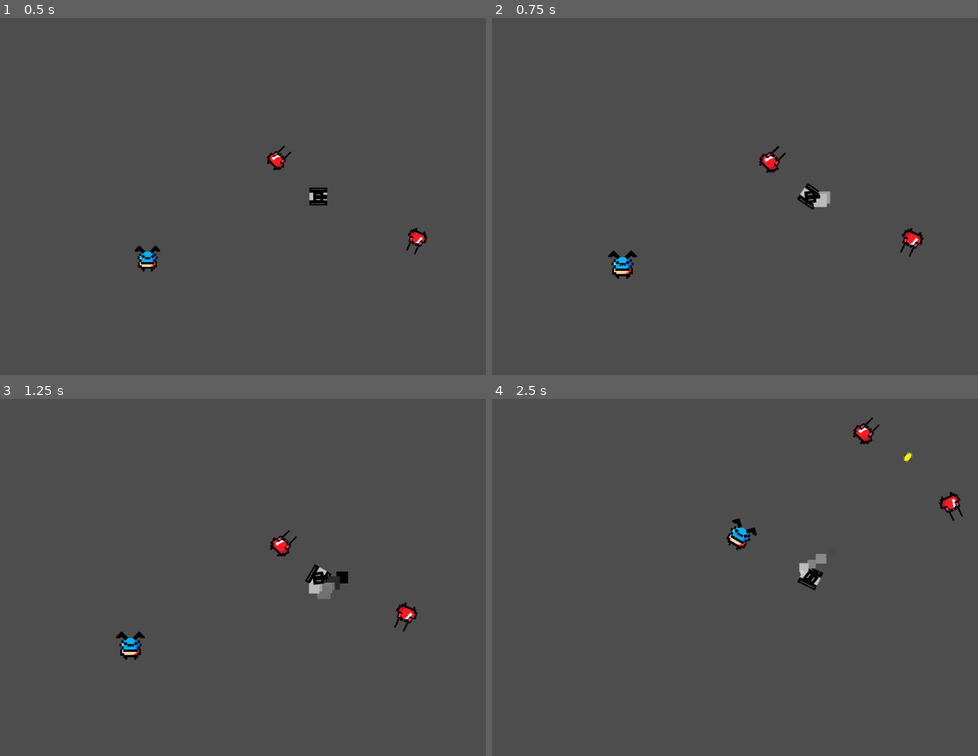
Above: before the commit, frames 1-4 (two rows, left to right).
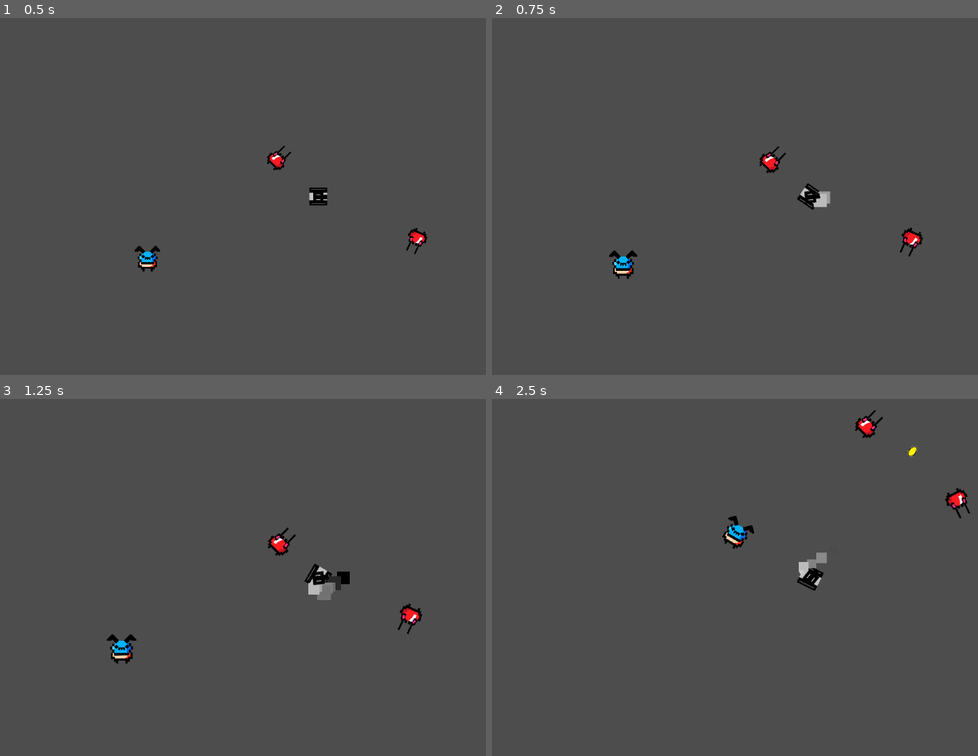
Above: after the commit, the same moments.

Repository: TheCrusty/Biotank-demake
Game: Godot game, scene res://levels/test_level.tscn
The game is run twice, just before and just after one commit, with the same random seed, the same clock (stepped at 60 frames per second) and the same inputs.
Inputs (mouse positions are in pixels of both pictures, inside the frame that each line leads up to):
- Up to frame 1 (0.5 s): no input
- Up to frame 2 (0.75 s): move the mouse to (948, 178) at 0.52 s; hold D (Rotate_Right) from 0.53 s (still down); hold Shift (Boost) from 0.53 s (still down)
- Up to frame 3 (1.25 s): keep holding D (Rotate_Right); keep holding Shift (Boost)
- Up to frame 4 (2.5 s): move the mouse to (681, 595) at 1.27 s; release D (Rotate_Right) at 1.28 s; release Shift (Boost) at 1.28 s; hold S (Reverse) 1.28-2.03 s; tap Shift (Boost) at 1.35 s; move the mouse to (875, 498) at 2.02 s; hold D (Rotate_Right) from 2.03 s (still down); hold Shift (Boost) from 2.03 s (still down); tap Space (Shoot) at 2.1 s

Frame 1 is identical in both runs. In frame 2, 0.2% of the frame differs, in the area x 23-89%, y 35-74%; in frame 3, 1.0%; in frame 4, 1.0%, in the area x 47-99%, y 3-54%.

Commit message:
made zoom tween

Diff:
--- a/levels/player.gd
+++ b/levels/player.gd
@@ -11,6 +11,7 @@
 var friction = -2
 var projectile = preload("res://levels/projectile.tscn")
 var rotation_direction = 0
+var max_zoom = 1.15
 
 
 func _on_ready():
@@ -20,8 +21,10 @@
 	if Input.is_action_pressed("Boost"):
 		current_boost = boost_power
 		$BoostParticles.emitting = true
-		$Camera2D.zoom.y = 1.10
-		$Camera2D.zoom.x = 1.10
+		if $Camera2D.zoom.y < max_zoom:
+			$Camera2D.zoom.y += 0.008
+			$Camera2D.zoom.x += 0.008
+
 	else:
 		current_boost = 0
 		$BoostParticles.emitting = false
